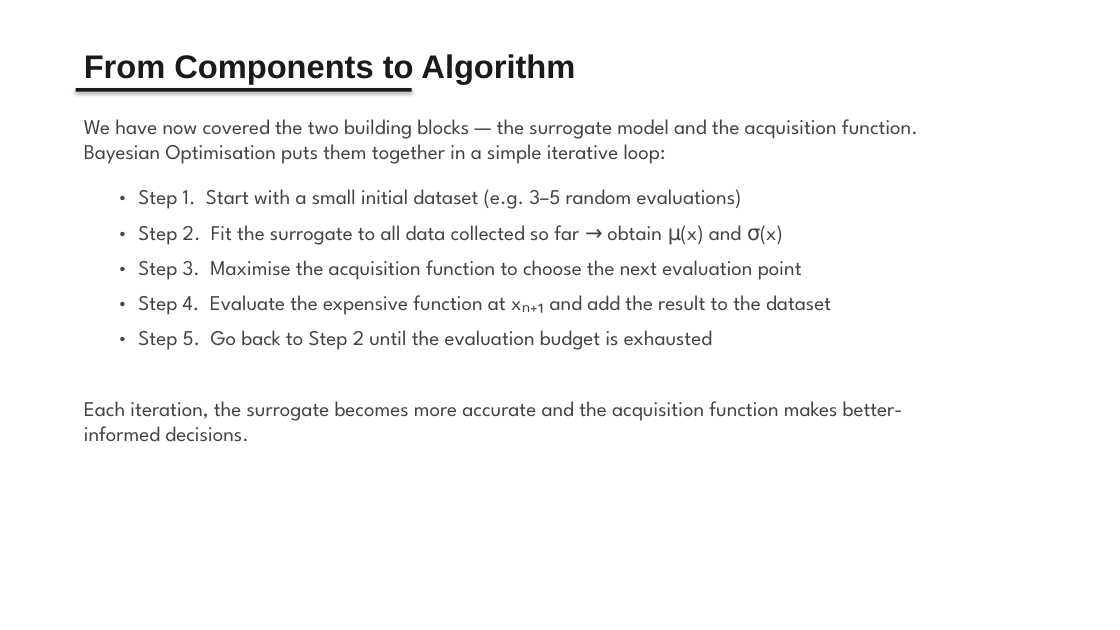
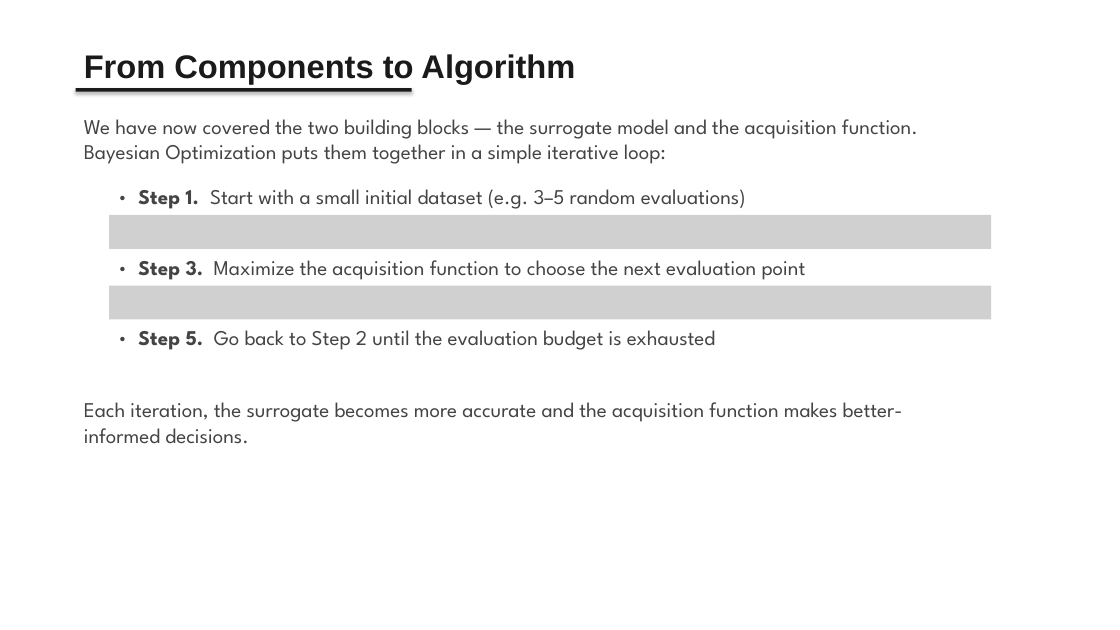
Before and after one commit to AHMalik2000/KIMM-Shared-Data, a slide deck: slide 24 of presentation.pptx. Drawn at 1120x630 pixels with LibreOffice and Linux fonts; fonts in the diff are those of the drawing; grey boxes stand for pictures. Boxes give left, top, right and bottom in pixels: in the first picture for what was removed or moved away, otherwise in the second. Text is boxed around its words. In the diff, an @@ line names an element or a change of style, - is before the commit and + after.

```diff
--- a/presentation.pptx
+++ b/presentation.pptx
@@ text at [84,119,918,164]: text changed @@
-We have now covered the two building blocks — the surrogate model and the acquisition function. Bayesian Optimisation puts them together in a simple iterative loop:
+We have now covered the two building blocks — the surrogate model and the acquisition function. Bayesian Optimization puts them together in a simple iterative loop:
@@ text "• Step 1. Start with ..." at [138,189,746,209]: bold on in "Step 1." @@
@@ picture added at [109,215,991,249] @@
@@ text removed at [138,225,783,245] @@
-• Step 2. Fit the surrogate to all data collected so far → obtain μ(x) and σ(x)
@@ text at [138,260,806,280]: text changed @@
-• Step 3. Maximise the acquisition function to choose the next evaluation point
+• Step 3. Maximize the acquisition function to choose the next evaluation point
@@ picture added at [109,286,991,319] @@
@@ text removed at [138,295,831,315] @@
-• Step 4. Evaluate the expensive function at xₙ₊₁ and add the result to the dataset
@@ text "• Step 5. Go back ..." at [138,330,715,350]: bold on in "Step 5." @@
```
Also in this commit, not shown: 15 other slides changed.
